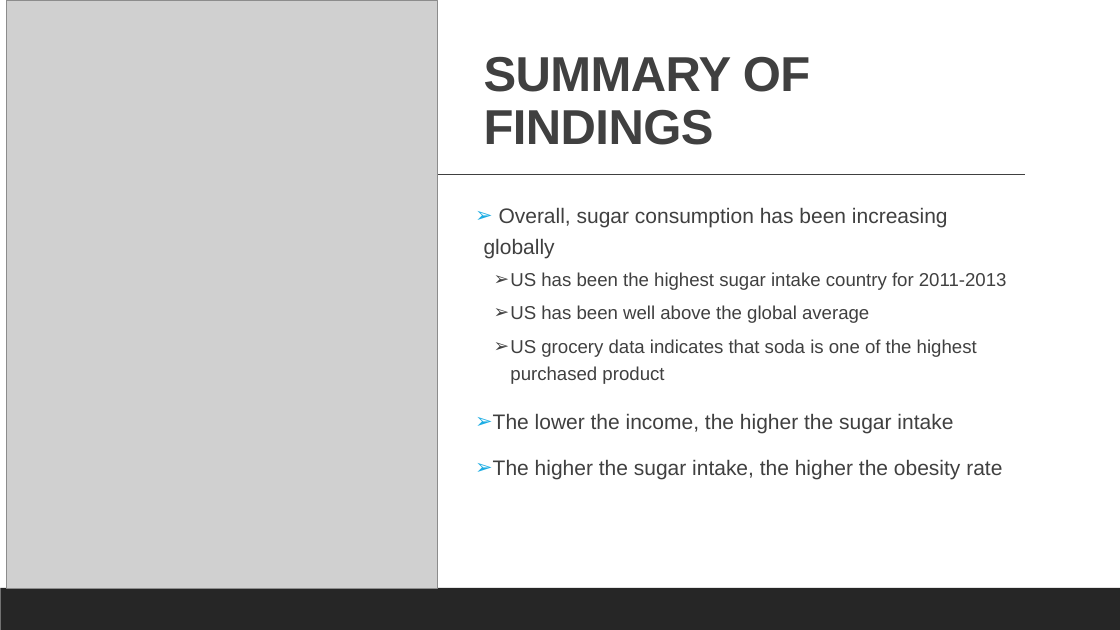
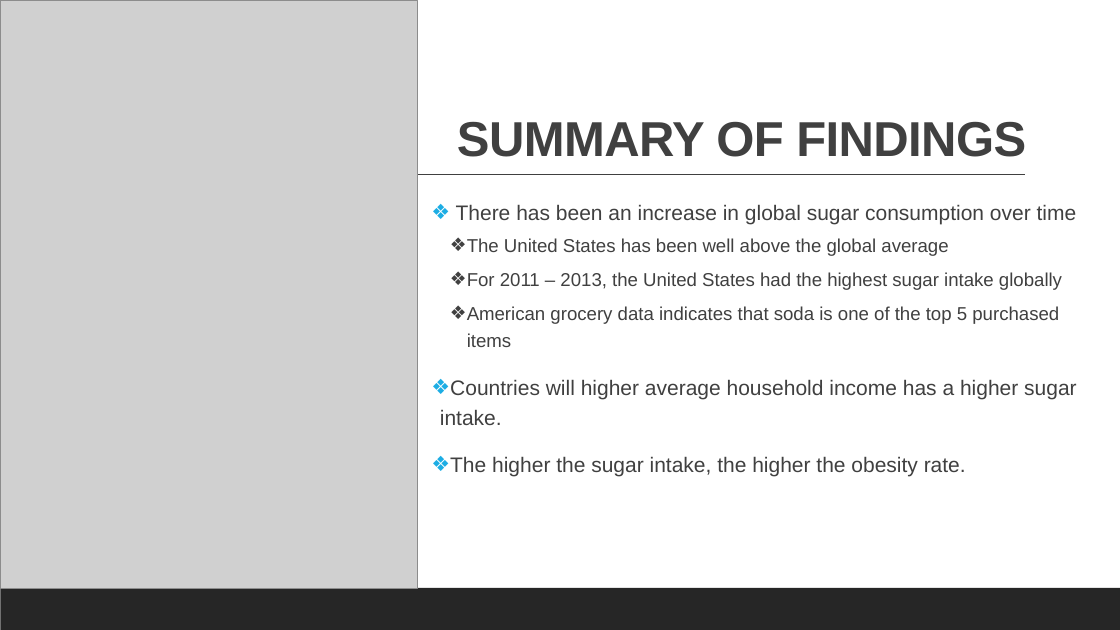
Before and after one commit to cbeachey/project1_influencers, a slide deck: slide 5 of Effects of Sugar Consumption.pptx (slide 7 before the commit). Drawn at 1120x630 pixels with LibreOffice and Linux fonts; fonts in the diff are those of the drawing; grey boxes stand for pictures. Boxes give left, top, right and bottom in pixels: in the first picture for what was removed or moved away, otherwise in the second. Text is boxed around its words. In the diff, an @@ line names an element or a change of style, - is before the commit and + after.

```diff
--- a/Effects of Sugar Consumption.pptx
+++ b/Effects of Sugar Consumption.pptx
@@ picture: place and size @@
-picture at box(6, 0, 438, 588)
+picture at box(0, 0, 418, 588)
@@ title "SUMMARY OF FINDINGS": place and size @@
-title "SUMMARY OF FINDINGS" at box(484, 57, 810, 145)
+title "SUMMARY OF FINDINGS" at box(457, 122, 1026, 157)
@@ title "SUMMARY OF FINDINGS" at box(457, 122, 1026, 157): alignment left to centre @@
@@ text at box(440, 204, 1077, 476): text changed @@
-➢ Overall, sugar consumption has been increasing globally
-  ➢ US has been the highest sugar intake country for 2011-2013
-  ➢ US has been well above the global average
-  ➢ US grocery data indicates that soda is one of the highest purchased product
-➢ The lower the income, the higher the sugar intake
-➢ The higher the sugar intake, the higher the obesity rate
+❖ There has been an increase in global sugar consumption over time
+  ❖ The United States has been well above the global average
+  ❖ For 2011 – 2013, the United States had the highest sugar intake globally
+  ❖ American grocery data indicates that soda is one of the top 5 purchased items
+❖ Countries will higher average household income has a higher sugar intake.
+❖ The higher the sugar intake, the higher the obesity rate.
```
Also in this commit, not shown: 13 other slides changed, 3 slides removed.
